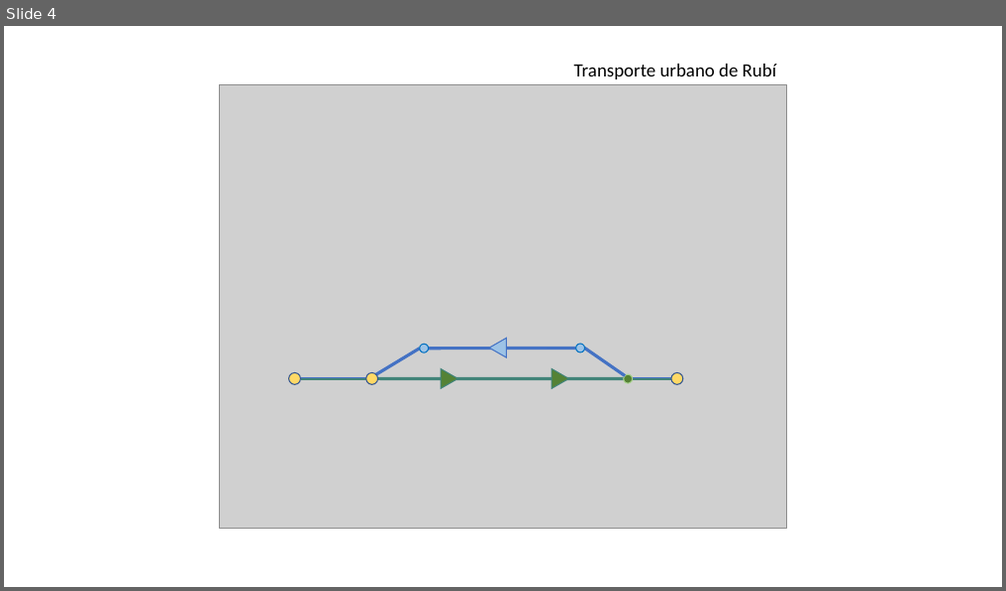
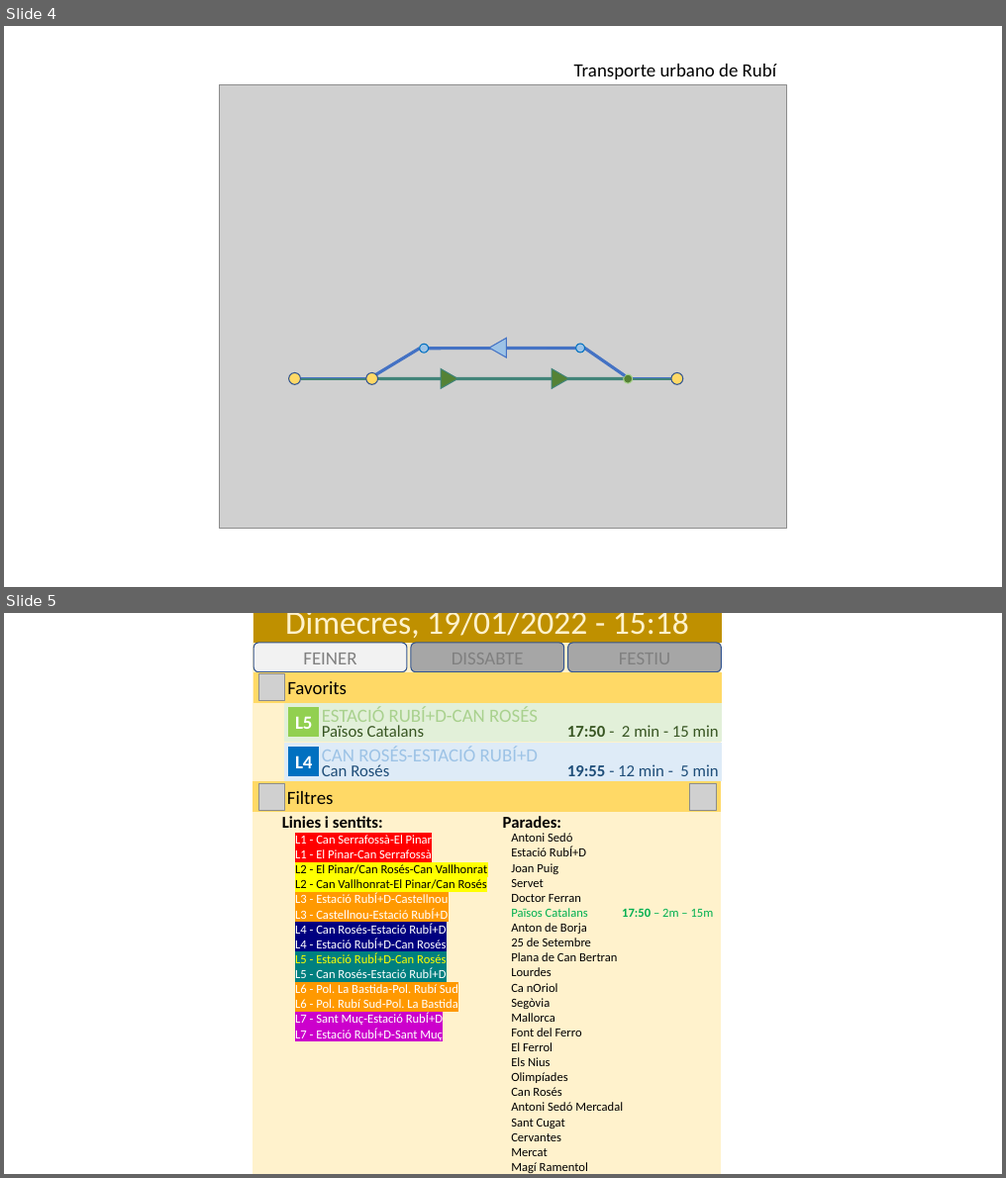
Before and after one commit to CACAProjectes/CACAHorarisTransports, a slide deck: Documentació/Disseny linies RENFE.pptx. Shown one above the other, each under a label of ours: slide 4 before the commit, slides 4 and 5 after it. The pictures are 1006x591 and 1006x1178 pixels, drawn with LibreOffice and Linux fonts; fonts in the diff are those of the drawing; grey boxes stand for pictures; background and template pictures are left out. Boxes give left, top, right and bottom in pixels: in the first picture for what was removed or moved away, otherwise in the second. Text is boxed around its words. In the diff, an @@ line names an element or a change of style, - is before the commit and + after.

```diff
--- a/Documentació/Disseny linies RENFE.pptx
+++ b/Documentació/Disseny linies RENFE.pptx
@@ slide 5 added at [4, 613, 1002, 1174], background #FFFFFF @@
@@ rectangle added at [253, 613, 721, 1174], fill #FFF2CC, outline #FFF2CC 1 pt @@
@@ rectangle added at [254, 613, 722, 643], fill #BF9000, outline #BF9000 1 pt, 32 pt, text #FFF2CC @@
+Dimecres, 19/01/2022 - 15:18
@@ rounded rectangle added at [254, 643, 408, 672], fill #F2F2F2, outline #325491 1 pt, 18 pt, text #808080 @@
+FEINER
@@ rounded rectangle added at [411, 643, 564, 672], fill #A6A6A6, outline #325491 1 pt, 18 pt, text #808080 @@
+DISSABTE
@@ rounded rectangle added at [567, 643, 721, 672], fill #A6A6A6, outline #325491 1 pt, 18 pt, text #808080 @@
+FESTIU
@@ rectangle added at [254, 672, 722, 702], fill #FFD966, outline #FFD966 1 pt, 18 pt, text #000000 @@
+Favorits
@@ picture added at [258, 674, 285, 700] @@
@@ rectangle added at [285, 703, 721, 742], fill #E2F0D9, outline #E2F0D9 1 pt @@
@@ rectangle added at [289, 707, 319, 737], fill #92D050, outline #92D050 1 pt, 18 pt, text #FFFFFF, bold @@
+L5
@@ text added at [322, 725, 424, 737], 16 pt, text #385723 @@
+Països Catalans
@@ text added at [322, 706, 538, 727], 18 pt, text #A9D18E @@
+ESTACIÓ RUBÍ+D-CAN ROSÉS
@@ text added at [567, 725, 719, 737], 16 pt, text #385723 @@
+17:50 - 2 min - 15 min
@@ rectangle added at [285, 744, 721, 781], fill #DEEBF7, outline #DEEBF7 1 pt @@
@@ rectangle added at [289, 747, 319, 776], fill #0070C0, outline #0070C0 1 pt, 18 pt, text #FFFFFF, bold @@
+L4
@@ text added at [322, 747, 475, 767], 16 pt, text #1F4E79 @@
+Can Rosés
@@ rectangle added at [253, 782, 721, 811], fill #FFD966, outline #FFD966 1 pt, 18 pt, text #000000 @@
+Filtres
@@ picture added at [258, 783, 285, 810] @@
@@ text added at [567, 764, 719, 776], 16 pt, text #1F4E79 @@
+19:55 - 12 min - 5 min
@@ picture added at [690, 783, 717, 810] @@
@@ text added at [282, 816, 561, 828], 16 pt, text #000000, bold @@
+Linies i sentits: Parades:
@@ text added at [295, 835, 487, 1041], 12 pt, text #FFFFFF @@
+L1 - Can Serrafossà-El Pinar
+L1 - El Pinar-Can Serrafossà
+L2 - El Pinar/Can Rosés-Can Vallhonrat
+L2 - Can Vallhonrat-El Pinar/Can Rosés
+L3 - Estació RubÍ+D-Castellnou
+L3 - Castellnou-Estació RubÍ+D
+L4 - Can Rosés-Estació RubÍ+D
+L4 - Estació RubÍ+D-Can Rosés
+L5 - Estació RubÍ+D-Can Rosés
+L5 - Can Rosés-Estació RubÍ+D
+L6 - Pol. La Bastida-Pol. Rubí Sud
+L6 - Pol. Rubí Sud-Pol. La Bastida
+L7 - Sant Muç-Estació RubÍ+D
+L7 - Estació RubÍ+D-Sant Muç
@@ text added at [511, 833, 714, 1173], 12 pt, text #000000 @@
+Antoni Sedó
+Estació RubÍ+D
+Joan Puig
+Servet
+Doctor Ferran
+Països Catalans 17:50 – 2m – 15m
+Anton de Borja
+25 de Setembre
+Plana de Can Bertran
+Lourdes
+Ca nOriol
+Segòvia
+Mallorca
+Font del Ferro
+El Ferrol
+Els Nius
+Olimpíades
+Can Rosés
+Antoni Sedó Mercadal
+Sant Cugat
+Cervantes
+Mercat
+Magí Ramentol
+Biblioteca
@@ text added at [316, 879, 487, 903], 18 pt, text #9DC3E6 @@
+CAN ROSÉS-ESTACIÓ RUBÍ+D
```
Also in this commit, not shown: 1 other slide added, 3 other files.
